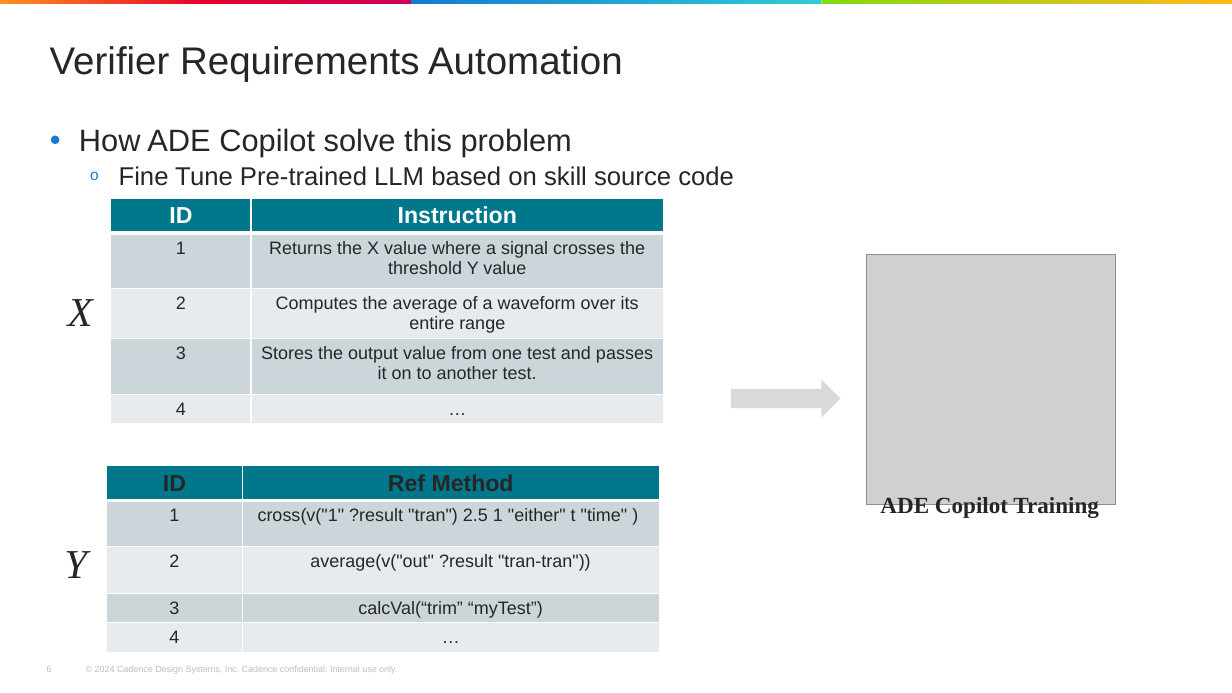
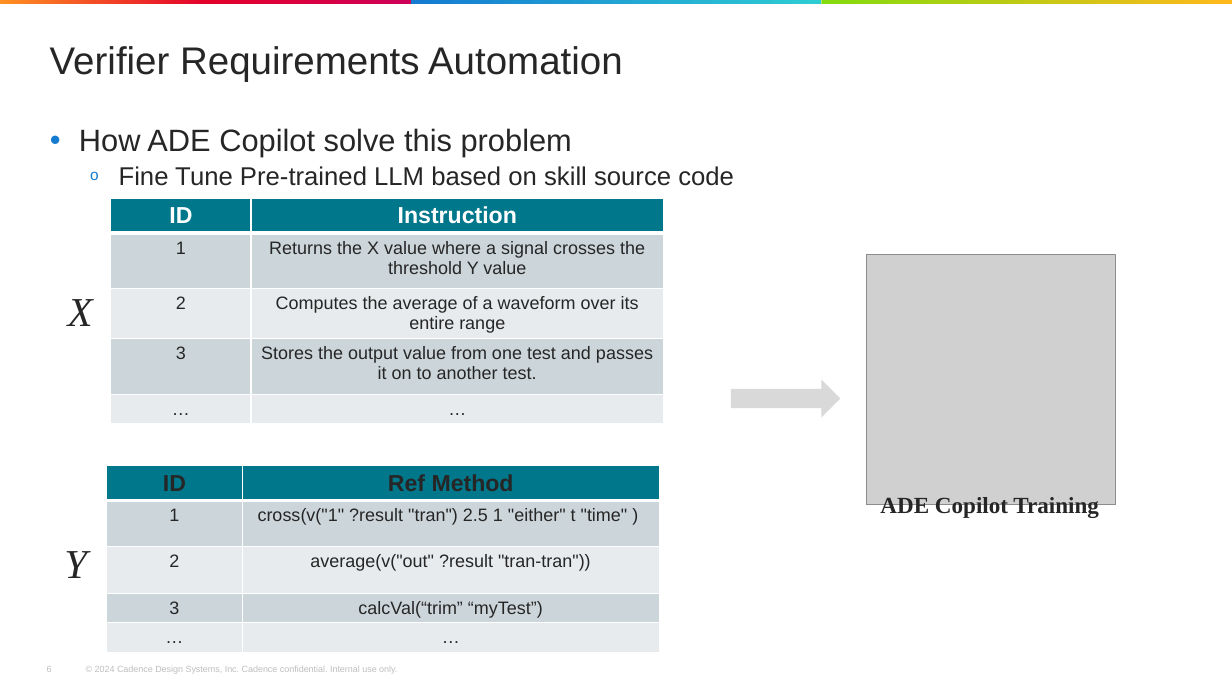
Before and after one commit to xpc123/forSync, a slide deck: slide 6 of ADE_copilot/CIC-2025_PPT_ADECopilot.pptx. Drawn at 1232x693 pixels with LibreOffice and Linux fonts; fonts in the diff are those of the drawing; grey boxes stand for pictures; background and template pictures are left out. Boxes give left, top, right and bottom in pixels: in the first picture for what was removed or moved away, otherwise in the second. Text is boxed around its words. In the diff, an @@ line names an element or a change of style, - is before the commit and + after.

```diff
--- a/ADE_copilot/CIC-2025_PPT_ADECopilot.pptx
+++ b/ADE_copilot/CIC-2025_PPT_ADECopilot.pptx
@@ table at (111, 198, 665, 429) @@
-row 5, column 1: 4
+row 5, column 1: …
@@ table at (106, 466, 660, 657) @@
-row 5, column 1: 4
+row 5, column 1: …
```
Also in this commit, not shown: 6 other slides changed, 1 slide removed, 7 other files.
